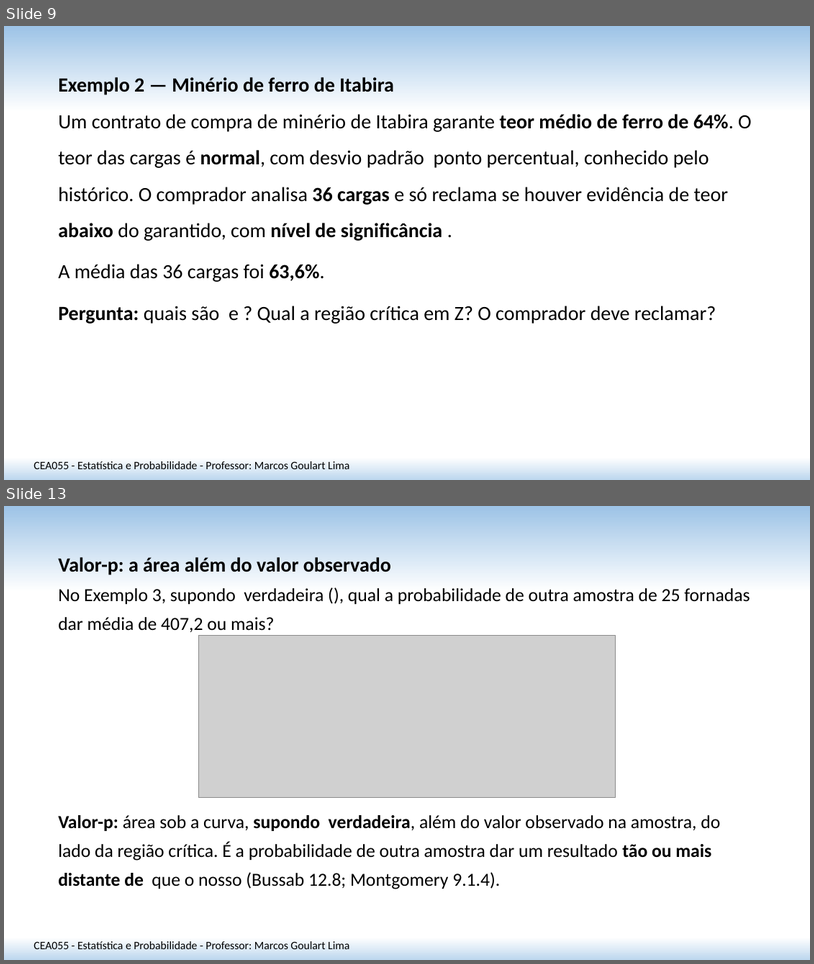
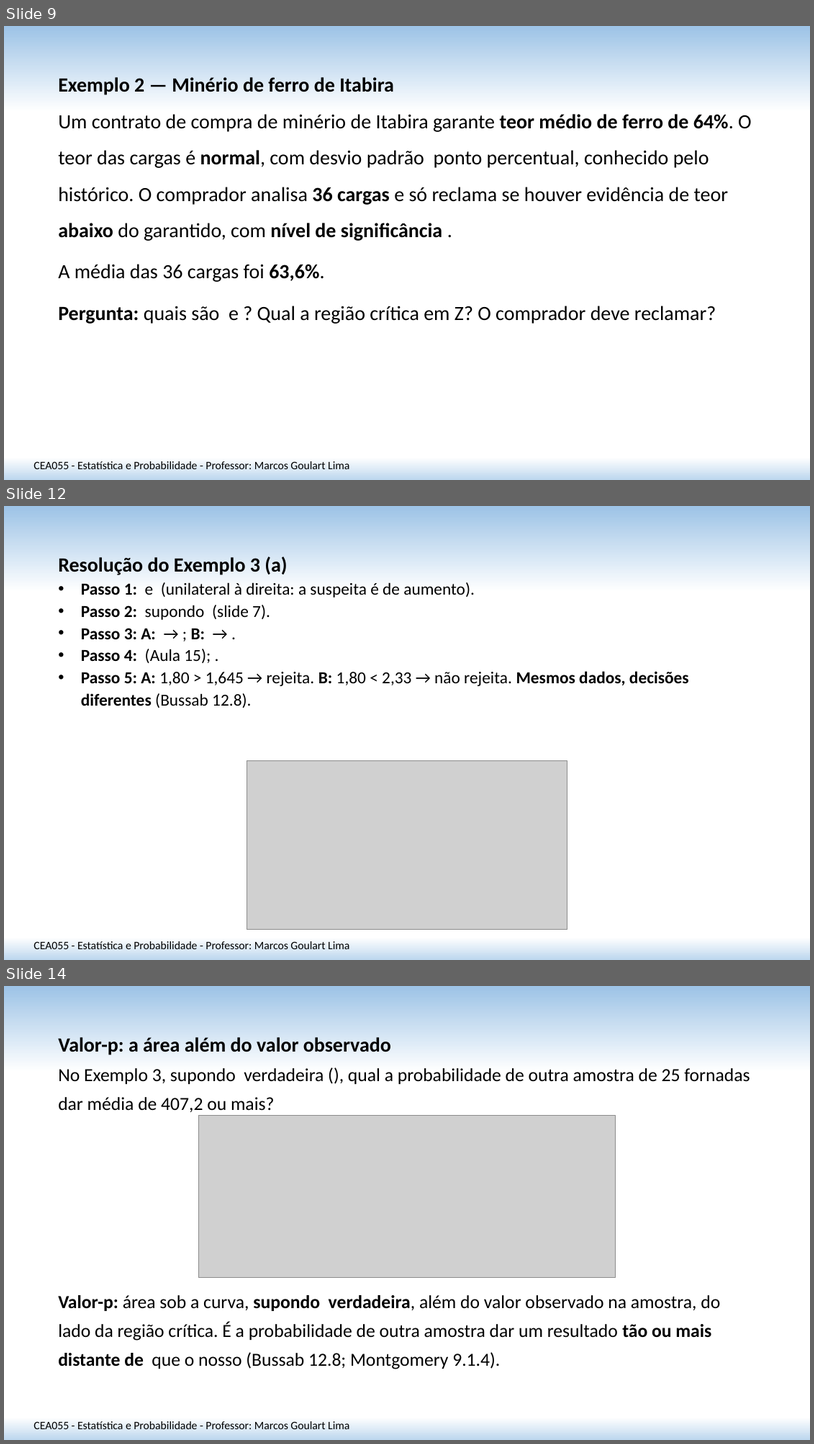
Before and after one commit to matmarcos/minhas-aulas, a slide deck: content/2026-2/cea055-estatistica-probabilidade/21-teste-hipotese-media-var-conhecida/Aula_21_Teste_Hipotese_Media_Var_Conhecida_SITE.pptx. Shown one above the other, each under a label of ours: slides 9 and 13 before the commit, slides 9, 12 and 14 after it; the slides between them are not shown. The pictures are 814x964 and 814x1444 pixels, drawn with LibreOffice and Linux fonts; fonts in the diff are those of the drawing; grey boxes stand for pictures. Boxes give left, top, right and bottom in pixels: in the first picture for what was removed or moved away, otherwise in the second. Text is boxed around its words. In the diff, an @@ line names an element or a change of style, - is before the commit and + after.

```diff
--- a/content/2026-2/cea055-estatistica-probabilidade/21-teste-hipotese-media-var-conhecida/Aula_21_Teste_Hipotese_Media_Var_Conhecida_SITE.pptx
+++ b/content/2026-2/cea055-estatistica-probabilidade/21-teste-hipotese-media-var-conhecida/Aula_21_Teste_Hipotese_Media_Var_Conhecida_SITE.pptx
@@ slide 12 added at [4,506,810,960], background gradient #9DC3E6 to #FFFFFF to #BDD7EE @@
@@ text added at [58,556,689,708], 20 pt, text #000000 @@
+Resolução do Exemplo 3 (a)
+• Passo 1: e (unilateral à direita: a suspeita é de aumento).
+• Passo 2: supondo (slide 7).
+• Passo 3: A: → ; B: → .
+• Passo 4: (Aula 15); .
+• Passo 5: A: 1,80 > 1,645 → rejeita. B: 1,80 < 2,33 → não rejeita. Mesmos dados, decisões diferentes (Bussab 12.8).
@@ picture added at [247,761,567,929] @@
@@ text added at [34,941,350,949], 13.5 pt, text #000000 @@
+CEA055 - Estatística e Probabilidade - Professor: Marcos Goulart Lima
@@ what was slide 13 is now slide 14 @@
```
Also in this commit, not shown: 11 slides changed, 1 other slide added, 1 other file.
